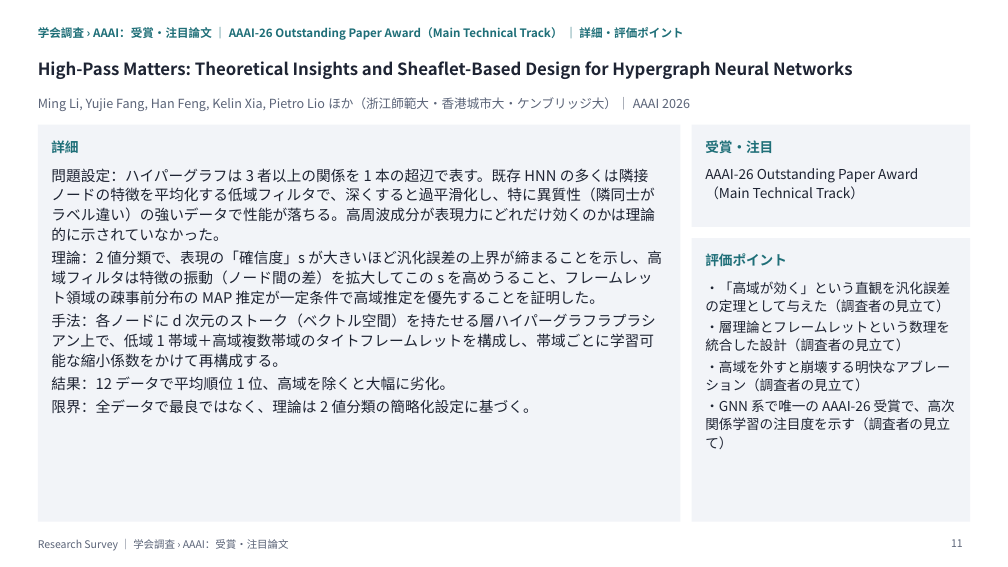
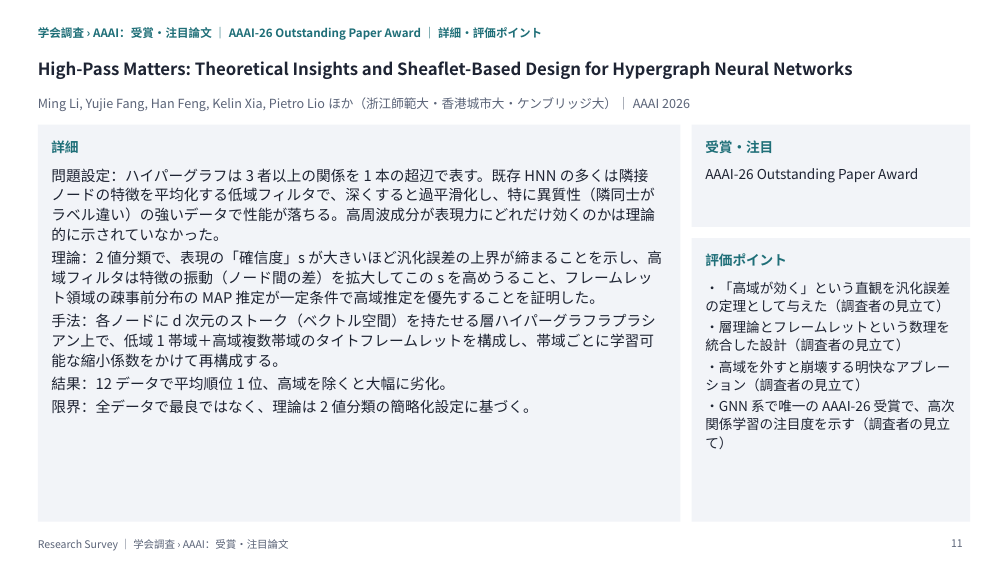
Before and after one commit to create-alt/researches, a slide deck: slide 11 of aaai/aaai.pptx. Drawn at 1008x567 pixels with LibreOffice and Linux fonts; fonts in the diff are those of the drawing. Boxes give left, top, right and bottom in pixels: in the first picture for what was removed or moved away, otherwise in the second. Text is boxed around its words. In the diff, an @@ line names an element or a change of style, - is before the commit and + after.

```diff
--- a/aaai/aaai.pptx
+++ b/aaai/aaai.pptx
@@ text at <box>38,27,542,40</box>: text changed @@
-学会調査 › AAAI：受賞・注目論文 ｜ AAAI-26 Outstanding Paper Award（Main Technical Track） ｜ 詳細・評価ポイント
+学会調査 › AAAI：受賞・注目論文 ｜ AAAI-26 Outstanding Paper Award ｜ 詳細・評価ポイント
@@ text at <box>705,168,918,183</box>: text changed @@
-AAAI-26 Outstanding Paper Award（Main Technical Track）
+AAAI-26 Outstanding Paper Award
```
Also in this commit, not shown: 3 other slides changed, 6 other files.
